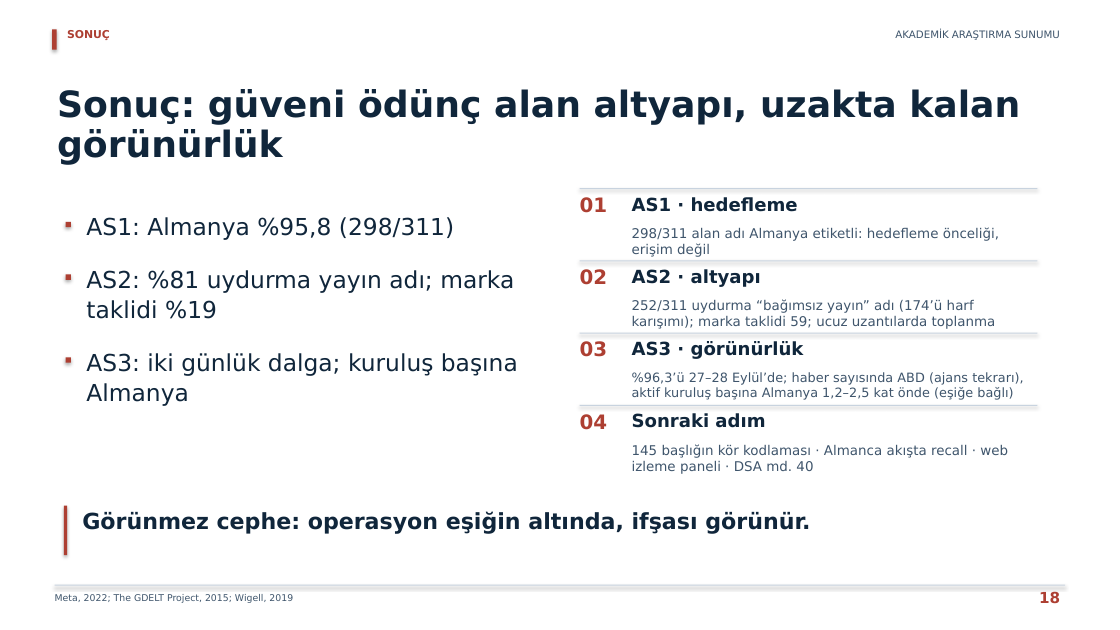
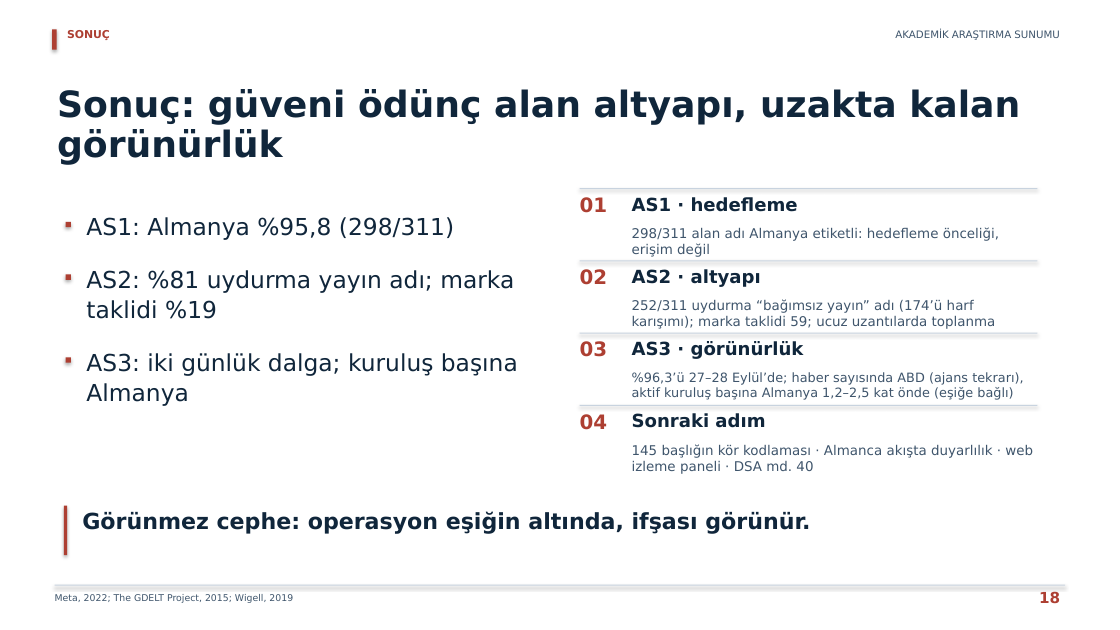
Before and after one commit to erdemkulaclii/SUNUM, a slide deck: slide 18 of output/AKADEMIK_ODAKLI_SUNUM.pptx. Drawn at 1120x630 pixels with LibreOffice and Linux fonts; fonts in the diff are those of the drawing. Boxes give left, top, right and bottom in pixels: in the first picture for what was removed or moved away, otherwise in the second. Text is boxed around its words. In the diff, an @@ line names an element or a change of style, - is before the commit and + after.

```diff
--- a/output/AKADEMIK_ODAKLI_SUNUM.pptx
+++ b/output/AKADEMIK_ODAKLI_SUNUM.pptx
@@ text at bbox=[632, 444, 1033, 458]: text changed @@
-145 başlığın kör kodlaması · Almanca akışta recall · web
+145 başlığın kör kodlaması · Almanca akışta duyarlılık · web
```
Also in this commit, not shown: 6 other slides changed, 24 other files.
